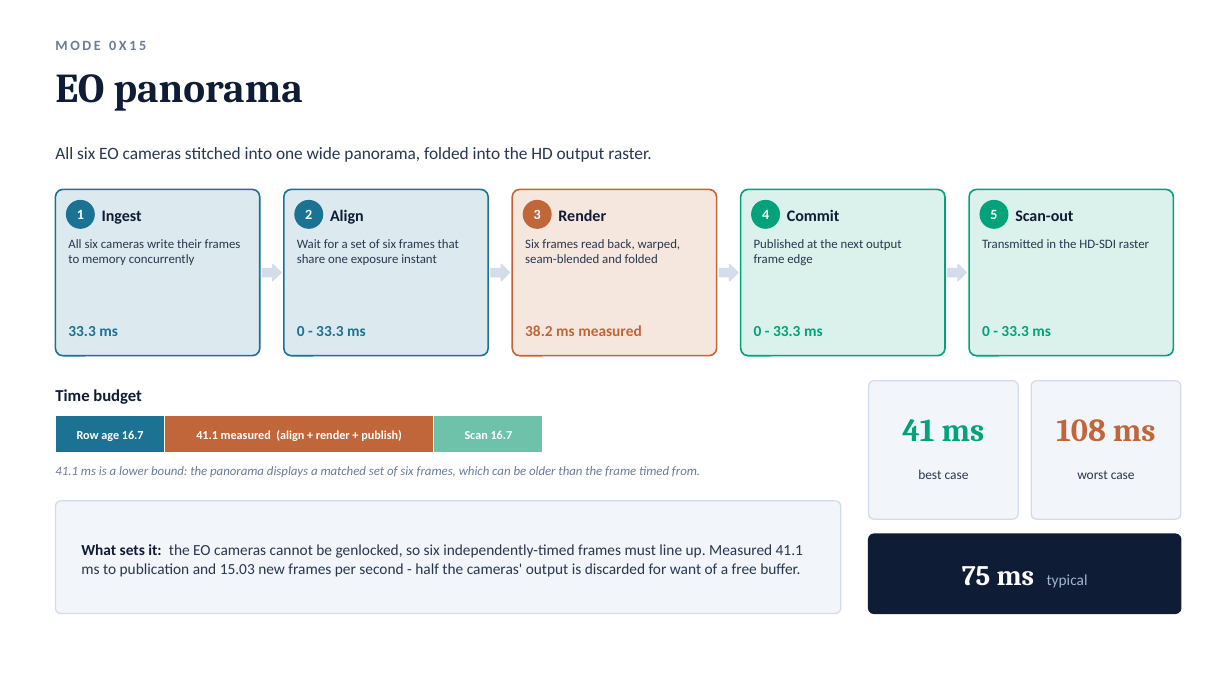
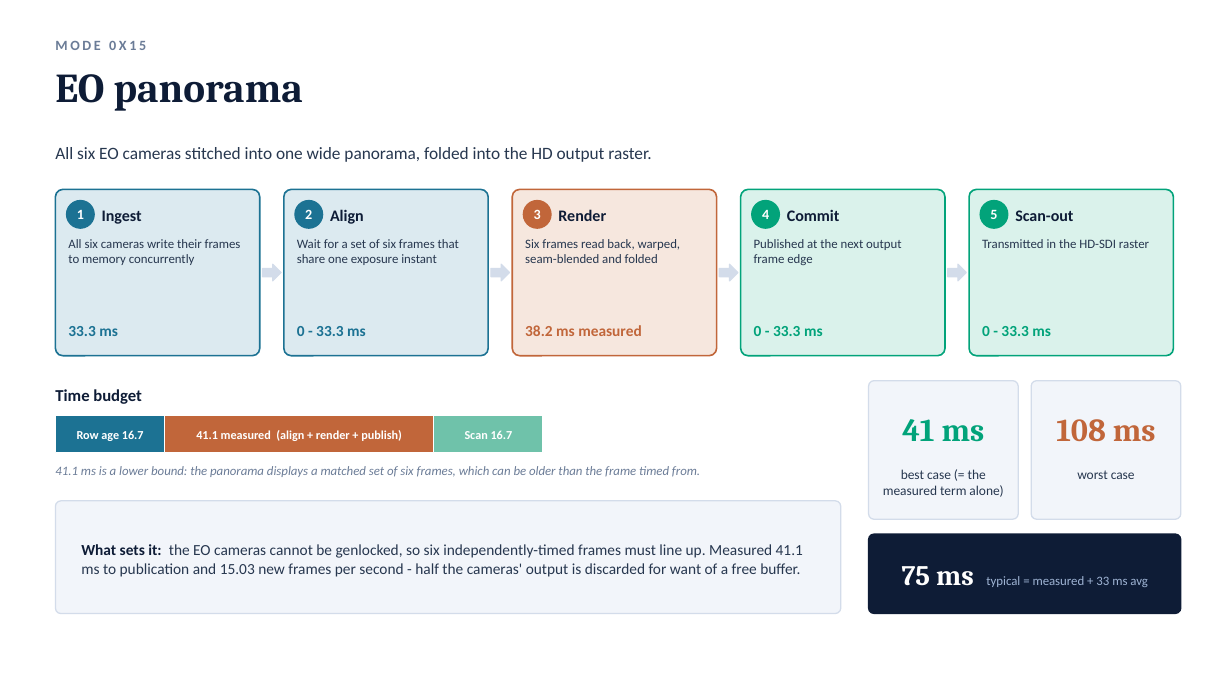
Before and after one commit to auuais/EO_Panorama_V19_M1, a slide deck: slide 5 of docs/latency/EO_IR_Panorama_Latency_Analysis.pptx. Drawn at 1232x693 pixels with LibreOffice and Linux fonts; fonts in the diff are those of the drawing. Boxes give left, top, right and bottom in pixels: in the first picture for what was removed or moved away, otherwise in the second. Text is boxed around its words. In the diff, an @@ line names an element or a change of style, - is before the commit and + after.

```diff
--- a/docs/latency/EO_IR_Panorama_Latency_Analysis.pptx
+++ b/docs/latency/EO_IR_Panorama_Latency_Analysis.pptx
@@ text at <box>883,469,1003,497</box>: text changed @@
-best case
+best case (= the measured term alone)
@@ text at <box>902,566,1148,587</box>: text changed; size 12 to 10 pt @@
-75 ms typical
+75 ms typical = measured + 33 ms avg
```
Also in this commit, not shown: 5 other slides changed, 2 other files.
